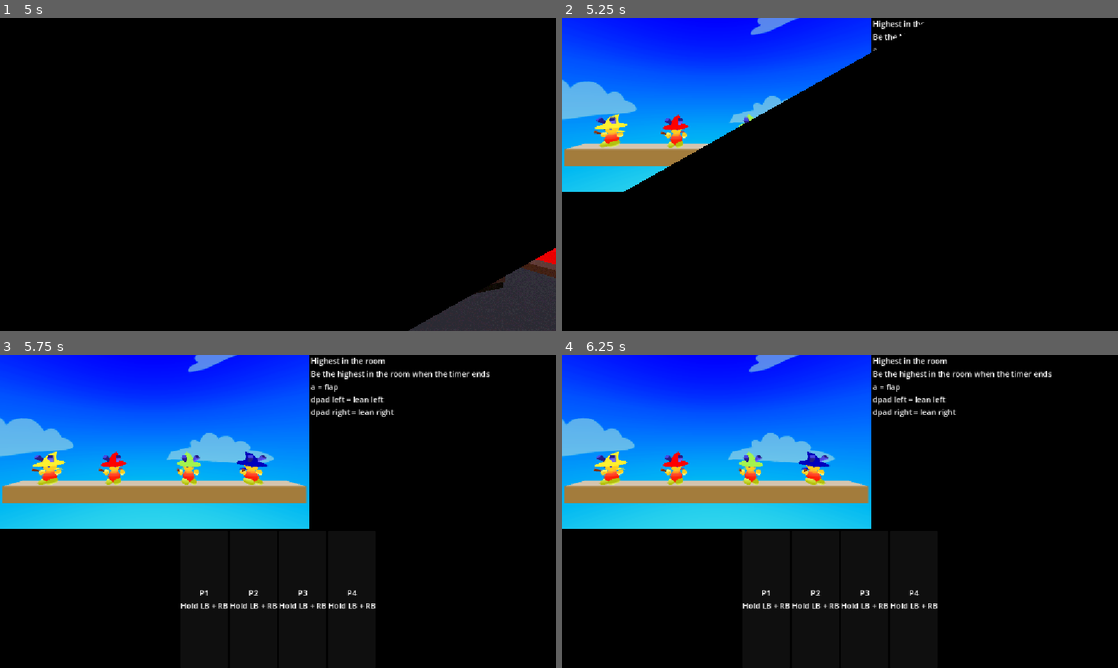
Above: before the commit, frames 1-4 (two rows, left to right).
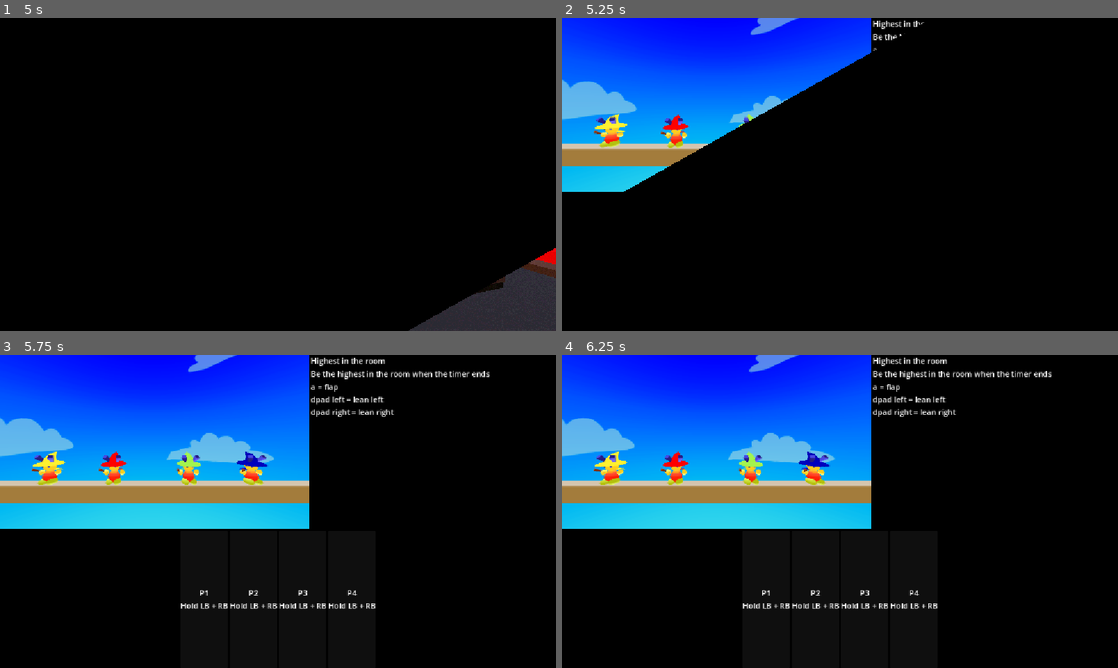
Above: after the commit, the same moments.

Repository: JZxAkuma/Game-Prototype-3
Game: Godot game, scene res://DO NOT TOUCH/Scene/main.tscn
Same seed, same stepped clock (60 frames per second), same inputs: the game is played once before the commit and once after it.
Inputs (mouse positions are in pixels of both pictures, inside the frame that each line leads up to):
- Up to frame 1 (5 s): tap Enter (ui_accept) at 0.5 s; move the mouse to (400, 158) at 0.52 s; hold D (right) 0.53-1.28 s; hold J (a) 0.53-1.28 s; tap 2 (flappy) at 0.77, 1.07, 1.52, 1.82, 3.77, 4.07, 4.52, 4.82 s; tap K (b) at 0.8, 1.35 s; move the mouse to (166, 190) at 1.27 s; hold S (down) 1.28-2 s; tap 1 (sumo) at 1.55, 2.85 s; click "Start" at 2 s; tap A (left) at 2.75, 3.5 s; move the mouse to (333, 105) at 2.77 s; hold D (right) 2.78-3.53 s; tap U (x) at 3.05, 3.6 s; move the mouse to (250, 237) at 3.52 s; hold W (up) 3.53-4.28 s; tap I (y) at 3.8, 4.35 s; move the mouse to (444, 221) at 4.27 s; hold A (left) from 4.28 s (still down); hold J (a) from 4.28 s (still down)
- Up to frame 2 (5.25 s): keep holding A (left); move the mouse to (673, 127) at 5.02 s; release J (a) at 5.03 s; tap J (a) at 5.1 s
- Up to frame 3 (5.75 s): keep holding A (left); tap 2 (flappy) at 5.27, 5.57 s; tap K (b) at 5.3 s
- Up to frame 4 (6.25 s): move the mouse to (867, 511) at 5.77 s; release A (left) at 5.78 s; hold S (down) from 5.78 s (still down); hold K (b) from 5.78 s (still down); tap 1 (sumo) at 6.05 s

Frame 1 is identical in both runs. In frame 2, less than 0.1% of the frame differs, in the area x 0-4%, y 40-48%; in frame 3, 0.2%, in the area x 0-56%, y 40-48%; in frame 4, 0.2%.

Commit message:
minigame tuning

Diff:
--- a/DO NOT TOUCH/Scene/minigames/flappy_bird/flappy_scene.tscn
+++ b/DO NOT TOUCH/Scene/minigames/flappy_bird/flappy_scene.tscn
@@ -481,7 +481,7 @@
 
 [node name="CSGBox3D" type="CSGBox3D" parent="Game scene" unique_id=2071509430]
 use_collision = true
-size = Vector3(18, 1, 1)
+size = Vector3(1000, 1, 1)
 
 [node name="WorldEnvironment2" type="WorldEnvironment" parent="Game scene" unique_id=1533866362]
 environment = SubResource("Environment_0nyub")
@@ -663,6 +663,7 @@
 theme = ExtResource("9_c8yw6")
 
 [node name="Label" type="Label" parent="Game layer/Control" unique_id=567499551]
+visible = false
 layout_mode = 1
 anchors_preset = 8
 anchor_left = 0.5
--- a/DO NOT TOUCH/Scene/minigames/flappy_bird/minigame_flappy.gd
+++ b/DO NOT TOUCH/Scene/minigames/flappy_bird/minigame_flappy.gd
@@ -1,7 +1,7 @@
 extends MiniGameBase
 
 @export var play_cam: Camera3D
-@export var round_time := 120
+@export var round_time := 50
 
 @onready var timer_label: Label = $"Game layer/Control/Label"
 
@@ -33,7 +33,6 @@
 	timer_label.hide()
 	_finish_round()
 
-
 func _finish_round() -> void:
 	var best := -1
 	var winner := -1
--- a/DO NOT TOUCH/character/character_1.tscn
+++ b/DO NOT TOUCH/character/character_1.tscn
@@ -32,7 +32,7 @@
 collision_mask = 2
 monitorable = false
 
-[node name="CollisionShape3D" type="CollisionShape3D" parent="hitbox" unique_id=363358519]
+[node name="sumo hitbox" type="CollisionShape3D" parent="hitbox" unique_id=363358519]
 shape = SubResource("SphereShape3D_aygv5")
 
 [node name="MobyRig" parent="." unique_id=1549967143 instance=ExtResource("2_f4xl6")]
